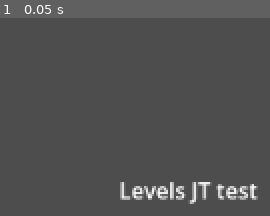
Above: before the commit, frame 1.
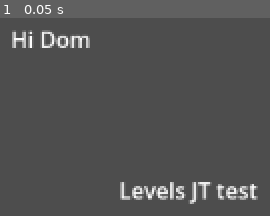
Above: after the commit, the same moment.

Repository: Dominic-Webster/wizards-of-destiny-godot
Game: Godot game, scene res://scenes/hello_world.tscn
The game is run twice, just before and just after one commit, with the same random seed, the same clock (stepped at 60 frames per second) and the same inputs. The project has no main scene, so this scene is started directly.
Inputs:
- Up to frame 1 (0.05 s): no input

The runs differ from the first frame. In frame 1, 1.2% of the frame differs, in the area x 4-34%, y 6-16%.

Commit message:
One more time

Diff:
--- a/scenes/hello_world.tscn
+++ b/scenes/hello_world.tscn
@@ -11,3 +11,11 @@
 "
 horizontal_alignment = 1
 vertical_alignment = 1
+
+[node name="Label2" type="Label" parent="." unique_id=931567292]
+offset_left = 488.0
+offset_top = 122.0
+offset_right = 696.0
+offset_bottom = 196.0
+text = "Hi Dom
+"
